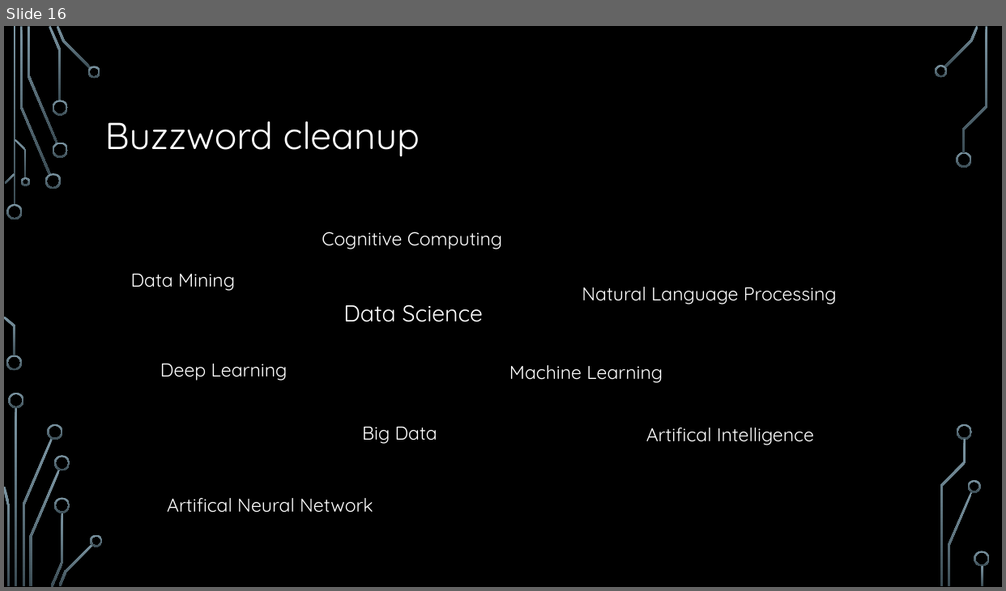
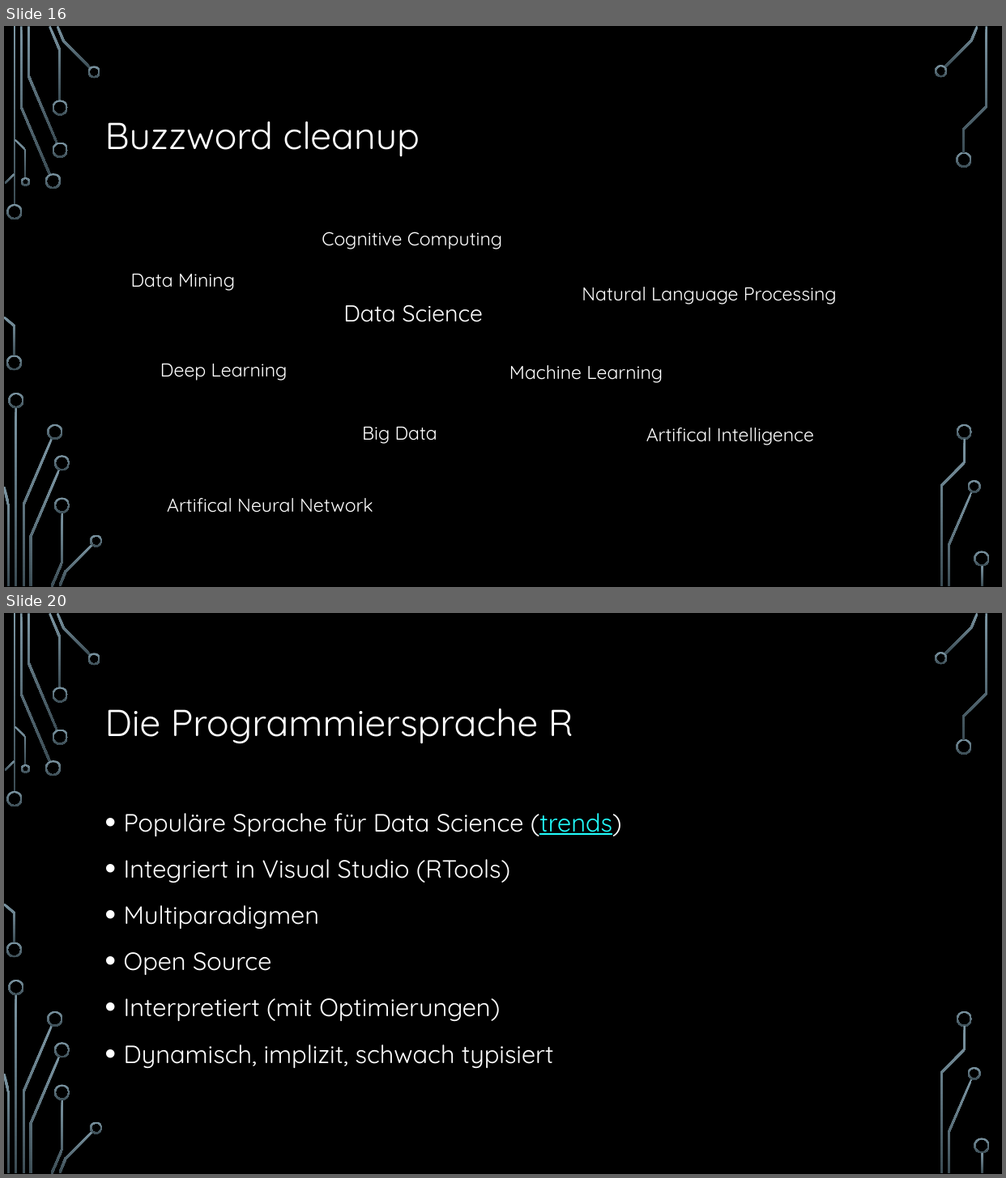
Before and after one commit to hacpro/introduction-machine-learning, a slide deck: presentation.pptx. Shown one above the other, each under a label of ours: slide 16 before the commit, slides 16 and 20 after it; the slides between them are not shown. The pictures are 1006x591 and 1006x1178 pixels, drawn with LibreOffice and Linux fonts; fonts in the diff are those of the drawing; background and template pictures are left out. Boxes give left, top, right and bottom in pixels: in the first picture for what was removed or moved away, otherwise in the second. Text is boxed around its words. In the diff, an @@ line names an element or a change of style, - is before the commit and + after.

Commit message:
Small visual studio demo added.

```diff
--- a/presentation.pptx
+++ b/presentation.pptx
@@ slide 20 added at (4,613,1002,1174), background picture (left out); not listed: 36 template elements that a slide beside it also shows @@
@@ title added at (105,709,573,744), 36 pt, text #FFFFFF @@
+Die Programmiersprache R
@@ text added at (124,813,622,1068), 24 pt, text #FFFFFF @@
+• Populäre Sprache für Data Science (trends)
+• Integriert in Visual Studio (RTools)
+• Multiparadigmen
+• Open Source
+• Interpretiert (mit Optimierungen)
+• Dynamisch, implizit, schwach typisiert
```
Also in this commit, not shown: 3 slides changed, 3 other slides added, 7 other files.
